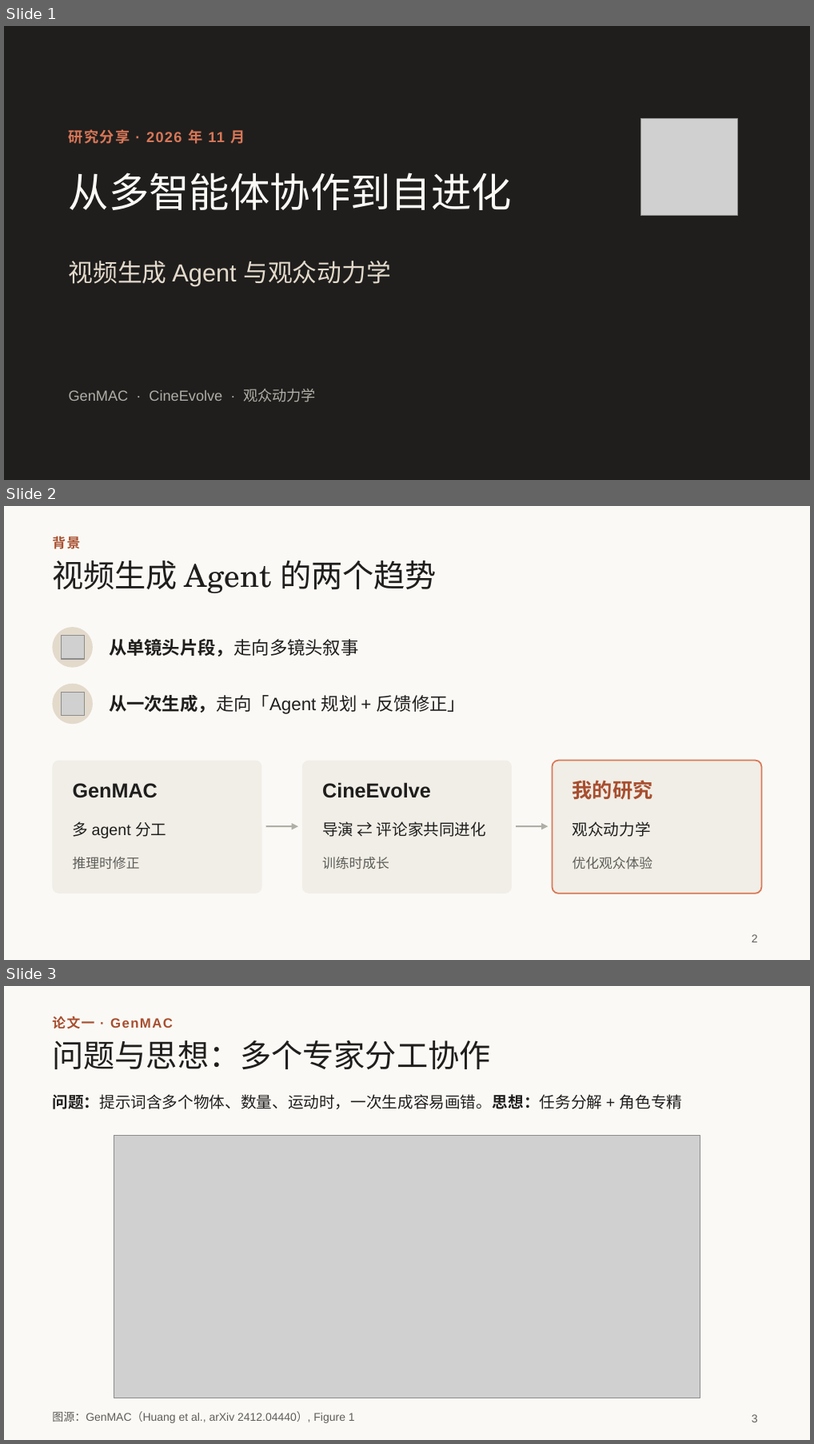
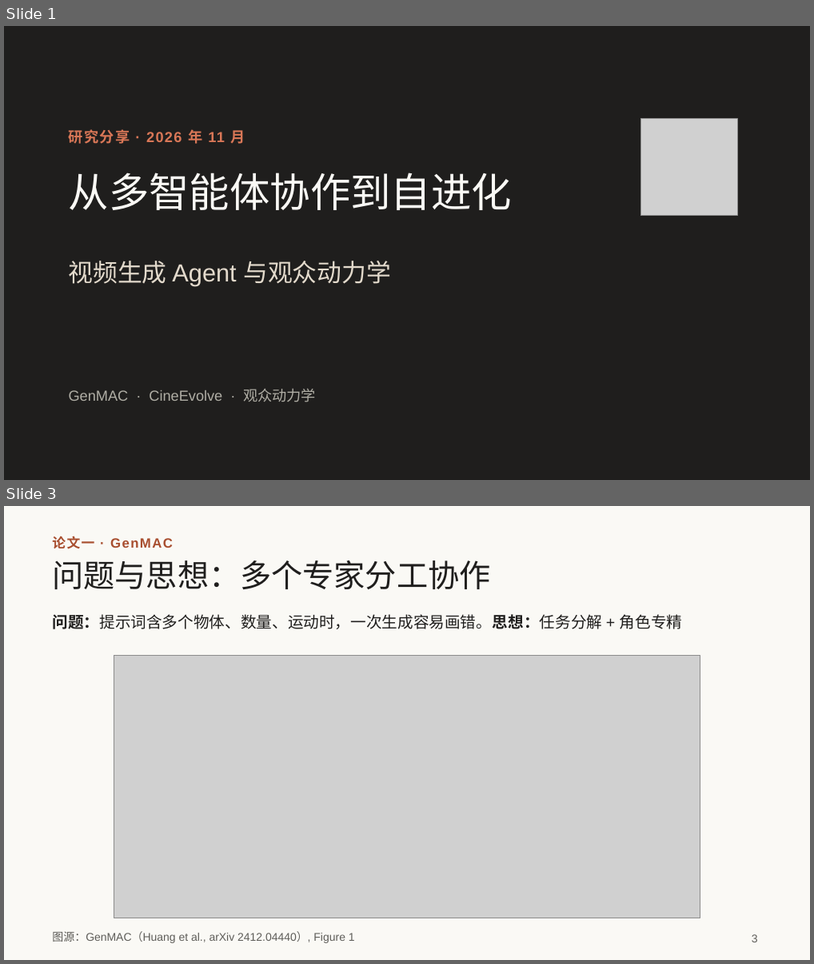
Before and after one commit to irving-2222/ICML, a slide deck: talk/研究分享_从多智能体协作到自进化.pptx. Shown one above the other, each under a label of ours: slides 1, 2 and 3 before the commit, slides 1 and 3 after it; the slides between them are not shown. The pictures are 814x1444 and 814x964 pixels, drawn with LibreOffice and Linux fonts; fonts in the diff are those of the drawing; grey boxes stand for pictures. Boxes give left, top, right and bottom in pixels: in the first picture for what was removed or moved away, otherwise in the second. Text is boxed around its words. In the diff, an @@ line names an element or a change of style, - is before the commit and + after.

```diff
--- a/talk/研究分享_从多智能体协作到自进化.pptx
+++ b/talk/研究分享_从多智能体协作到自进化.pptx
@@ slide 2 removed at (4, 506, 810, 960), background #FAF9F5 @@
@@ text removed at (52, 536, 80, 549) @@
-背景
@@ title removed at (52, 560, 437, 593) @@
-视频生成 Agent 的两个趋势
@@ ellipse removed at (52, 627, 93, 668) @@
@@ picture removed at (61, 635, 84, 659) @@
@@ text removed at (109, 639, 359, 656) @@
-从单镜头片段，走向多镜头叙事
@@ ellipse removed at (52, 684, 93, 724) @@
@@ picture removed at (61, 692, 84, 716) @@
@@ text removed at (109, 695, 466, 714) @@
-从一次生成，走向「Agent 规划 + 反馈修正」
@@ rounded rectangle removed at (52, 760, 262, 893) @@
@@ rounded rectangle removed at (302, 760, 512, 893) @@
@@ rounded rectangle removed at (552, 760, 762, 893) @@
@@ text removed at (73, 783, 158, 798) @@
-GenMAC
@@ text removed at (322, 782, 431, 798) @@
-CineEvolve
@@ text removed at (573, 780, 654, 800) @@
-我的研究
@@ text removed at (73, 821, 166, 838) @@
-多 agent 分工
@@ arrow removed from (266, 826) to (298, 826) @@
@@ text removed at (322, 821, 486, 836) @@
-导演 ⇄ 评论家共同进化
@@ arrow removed from (516, 826) to (548, 826) @@
@@ text removed at (573, 821, 651, 836) @@
-观众动力学
@@ text removed at (73, 856, 140, 869) @@
-推理时修正
@@ text removed at (322, 856, 390, 869) @@
-训练时成长
@@ text removed at (573, 856, 654, 869) @@
-优化观众体验
@@ page number removed at (752, 934, 758, 942) @@
-2
```
Also in this commit, not shown: 1 slide changed, 1 slide added.
